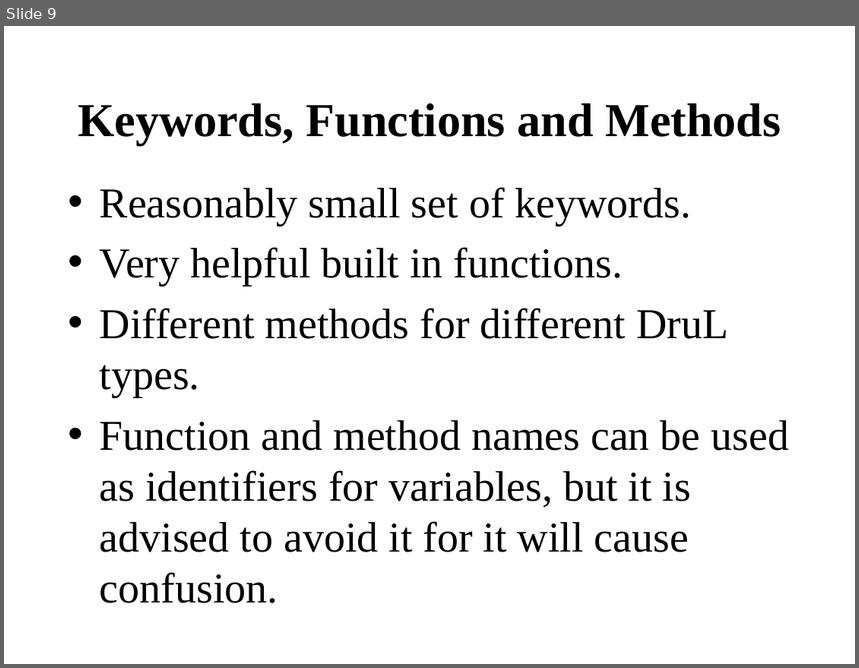
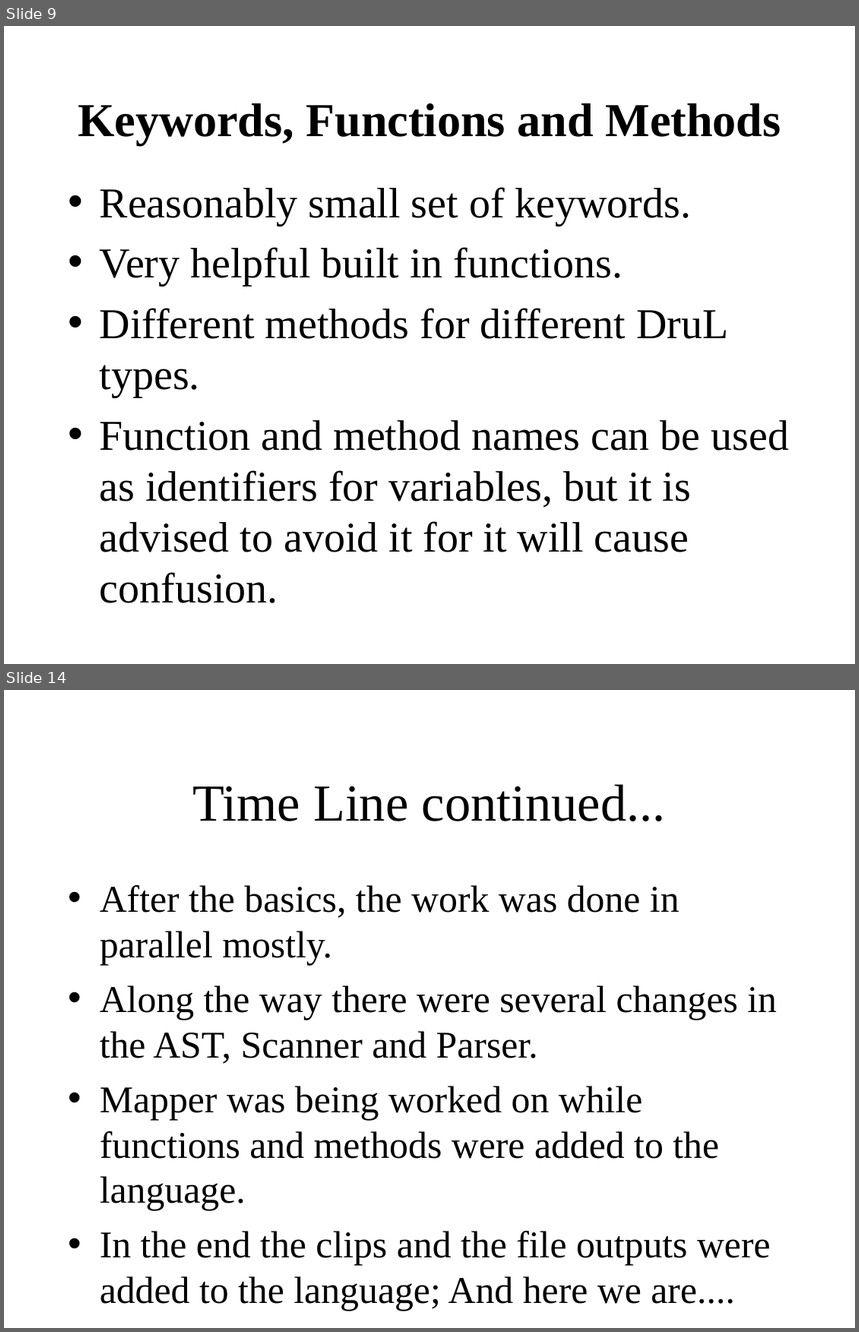
Before and after one commit to waseemilahi/drul, a slide deck: Presentation/Part3.ppt. Shown one above the other, each under a label of ours: slide 9 before the commit, slides 9 and 14 after it; the slides between them are not shown. The pictures are 859x668 and 859x1332 pixels, drawn with LibreOffice and Linux fonts; fonts in the diff are those of the drawing. Boxes give left, top, right and bottom in pixels: in the first picture for what was removed or moved away, otherwise in the second. Text is boxed around its words. In the diff, an @@ line names an element or a change of style, - is before the commit and + after.

```diff
--- a/Presentation/Part3.ppt
+++ b/Presentation/Part3.ppt
@@ slide 14 added at box(4, 690, 855, 1328), background #FFFFFF @@
@@ title added at box(192, 784, 666, 821), 44 pt, text #000000 @@
+Time Line continued...
@@ text added at box(100, 885, 777, 1311), 32 pt, text #000000 @@
+• After the basics, the work was done in parallel mostly.
+• Along the way there were several changes in the AST, Scanner and Parser.
+• Mapper was being worked on while functions and methods were added to the language.
+• In the end the clips and the file outputs were added to the language; And here we are....
```
Also in this commit, not shown: 2 slides changed, 4 other slides added.
